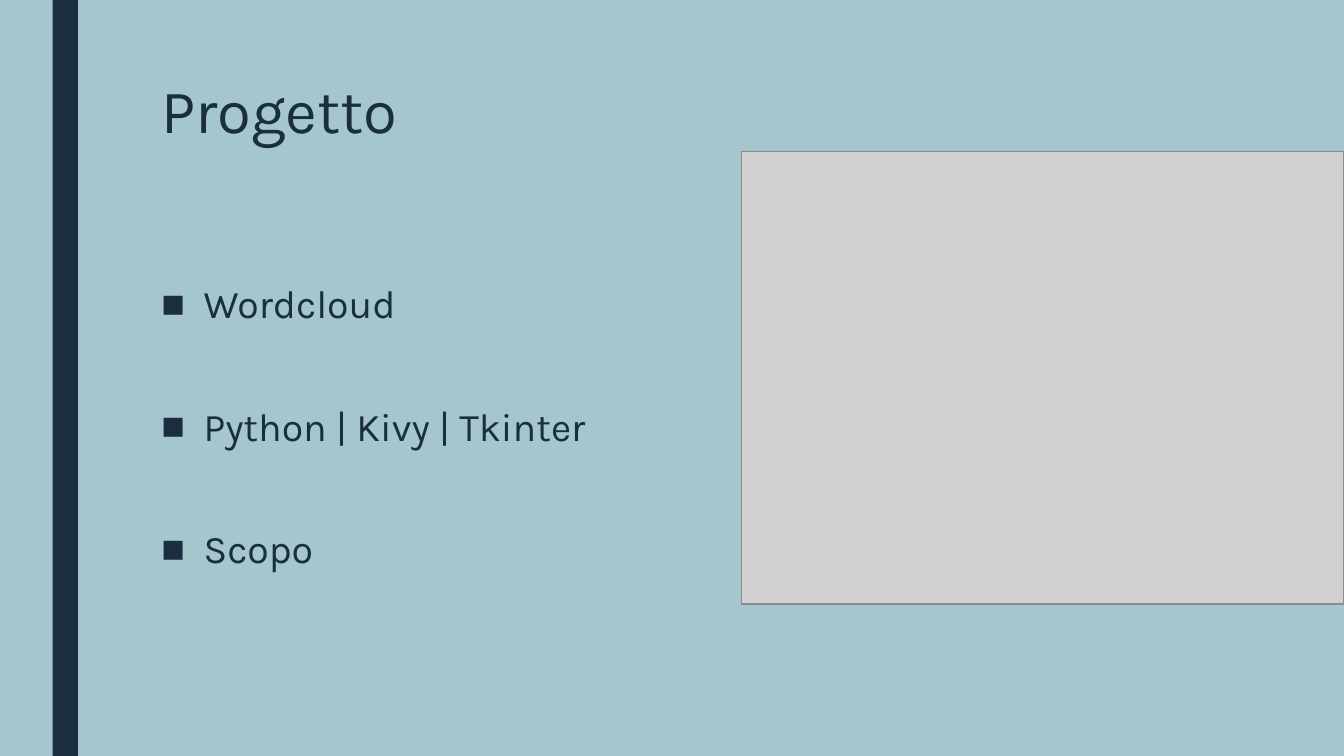
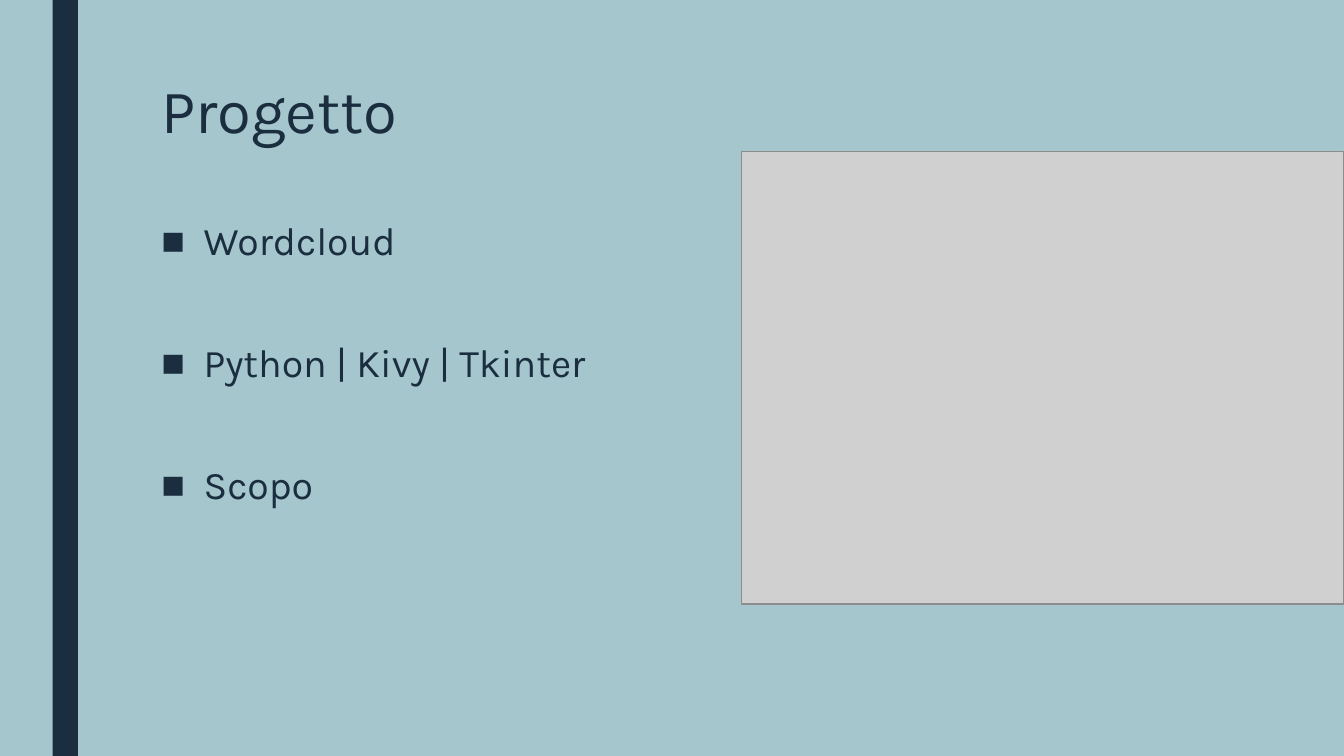
Before and after one commit to ChristianMongaSAMT/Wordcloud-generator, a slide deck: slide 3 of 9_Presentazione/Wordcloud generator.pptx. Drawn at 1344x756 pixels with LibreOffice and Linux fonts; fonts in the diff are those of the drawing; grey boxes stand for pictures. Boxes give left, top, right and bottom in pixels: in the first picture for what was removed or moved away, otherwise in the second. Text is boxed around its words. In the diff, an @@ line names an element or a change of style, - is before the commit and + after.

```diff
--- a/9_Presentazione/Wordcloud generator.pptx
+++ b/9_Presentazione/Wordcloud generator.pptx
@@ text "Wordcloud": place and size @@
-text "Wordcloud" at bbox=[204, 291, 585, 572]
+text "Wordcloud" at bbox=[204, 228, 585, 508]
```
Also in this commit, not shown: 11 other slides changed, 1 slide added, 1 other file.
